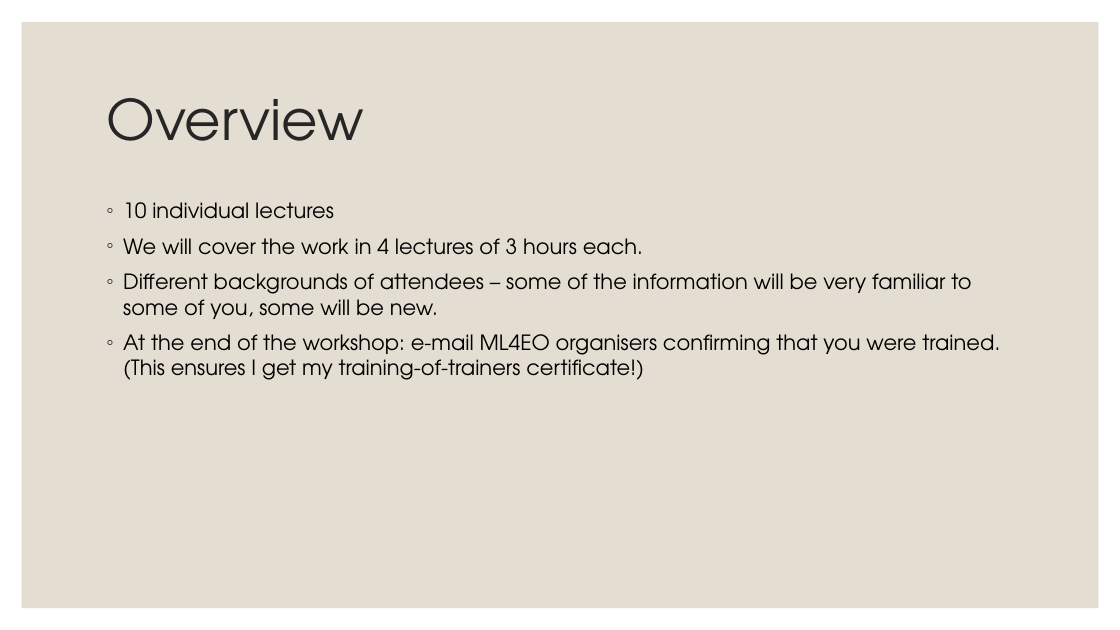
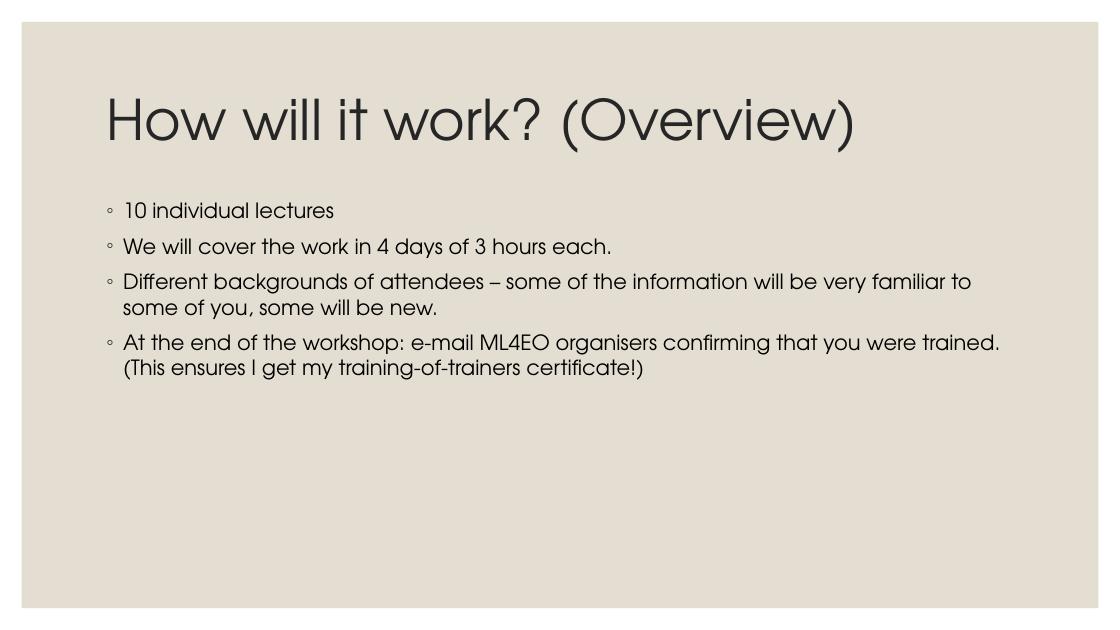
Before and after one commit to renatet/ML4EO-Resources, a slide deck: slide 4 of ML4EO Workshop.pptx (slide 2 before the commit). Drawn at 1120x630 pixels with LibreOffice and Linux fonts; fonts in the diff are those of the drawing. Boxes give left, top, right and bottom in pixels: in the first picture for what was removed or moved away, otherwise in the second. Text is boxed around its words. In the diff, an @@ line names an element or a change of style, - is before the commit and + after.

```diff
--- a/ML4EO Workshop.pptx
+++ b/ML4EO Workshop.pptx
@@ title at [106, 98, 857, 153]: text changed @@
-Overview
+How will it work? (Overview)
@@ text at [123, 238, 612, 258]: text changed @@
-◦ We will cover the work in 4 lectures of 3 hours each.
+◦ We will cover the work in 4 days of 3 hours each.
```
Also in this commit, not shown: 3 other slides changed, 2 slides added.
